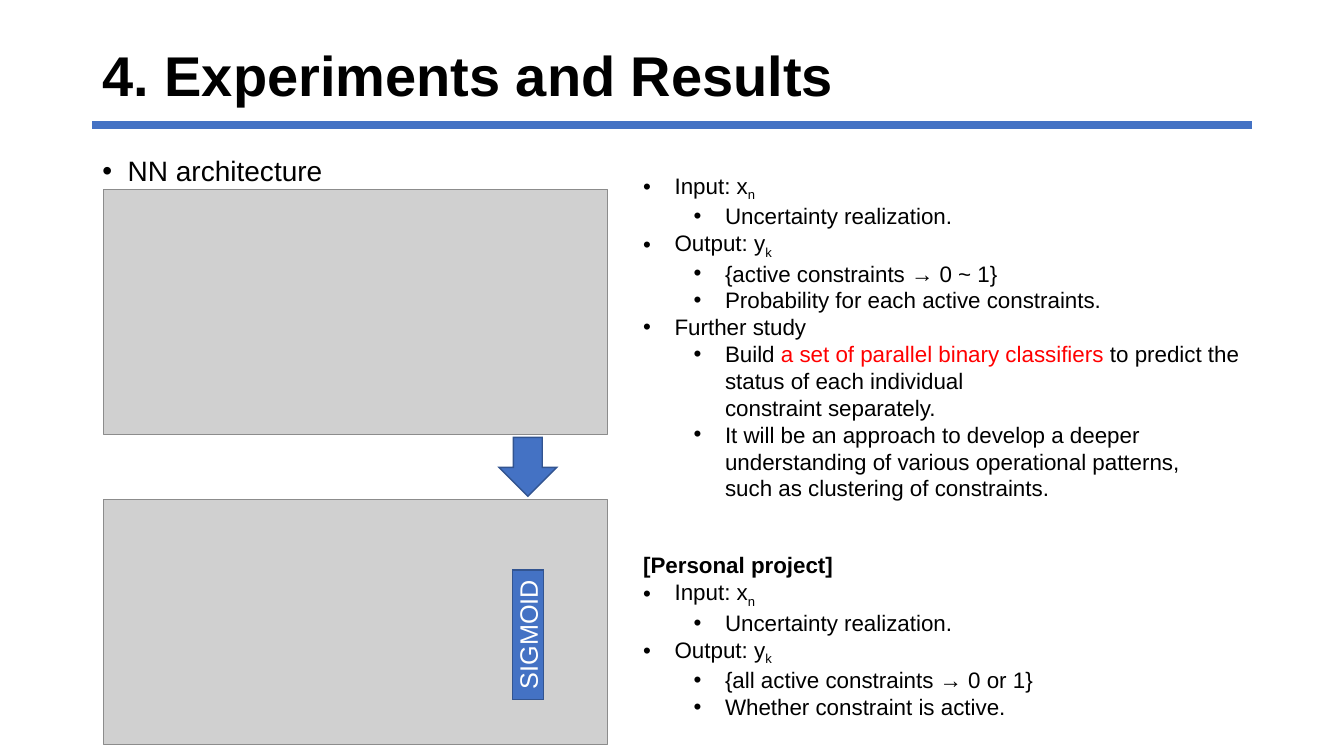
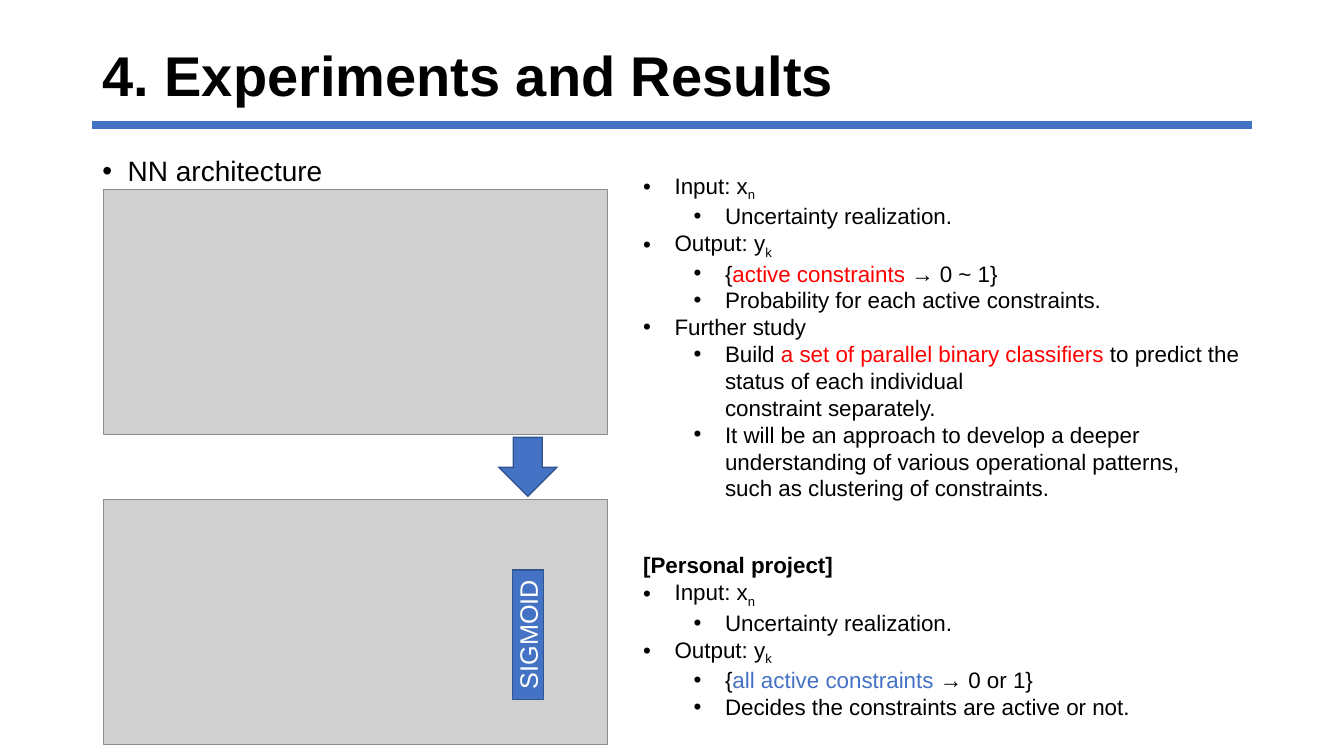
Before and after one commit to jhyun0919/Project_EE394V_SPR2020, a slide deck: slide 8 of report/presentation_slides.pptx. Drawn at 1344x756 pixels with LibreOffice and Linux fonts; fonts in the diff are those of the drawing; grey boxes stand for pictures. Boxes give left, top, right and bottom in pixels: in the first picture for what was removed or moved away, otherwise in the second. Text is boxed around its words. In the diff, an @@ line names an element or a change of style, - is before the commit and + after.

```diff
--- a/report/presentation_slides.pptx
+++ b/report/presentation_slides.pptx
@@ text at <box>725,265,998,287</box>: text colour #000000 to #FF0000 in "{active constraints" @@
@@ text at <box>725,671,1033,693</box>: text colour #000000 to #4472C4 in "{all active constraints" @@
@@ text at <box>725,698,1129,716</box>: text changed @@
-  • Whether constraint is active.
+  • Decides the constraints are active or not.
```
Also in this commit, not shown: 7 other slides changed.
